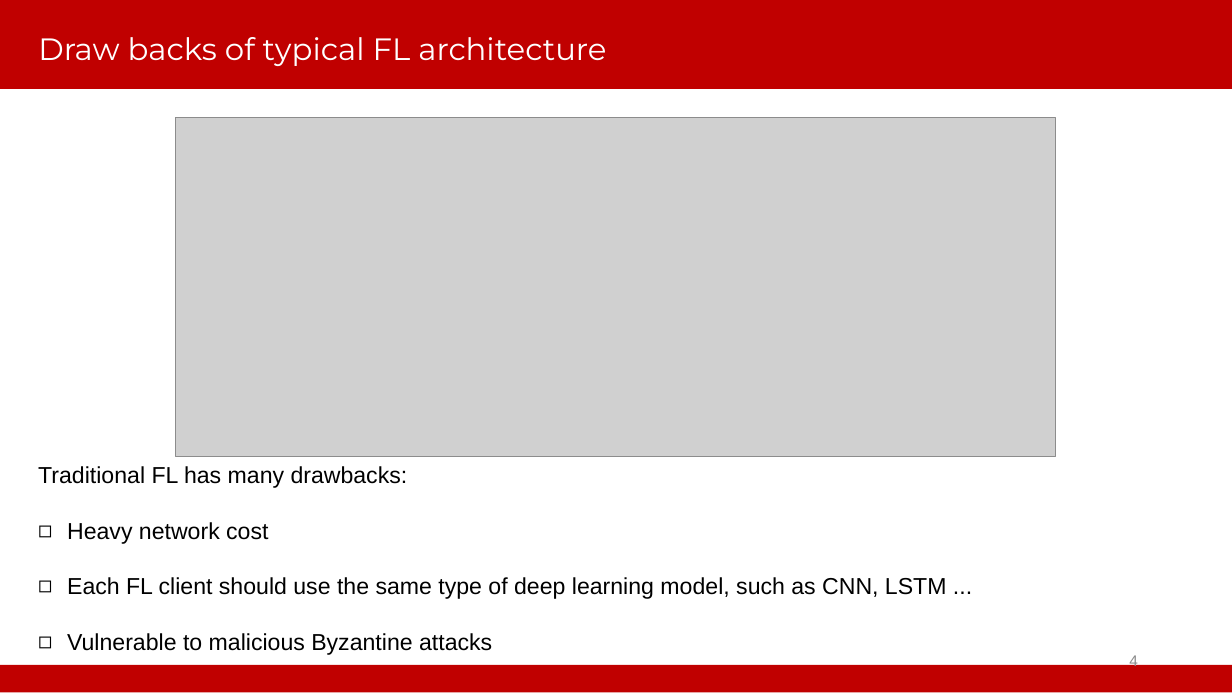
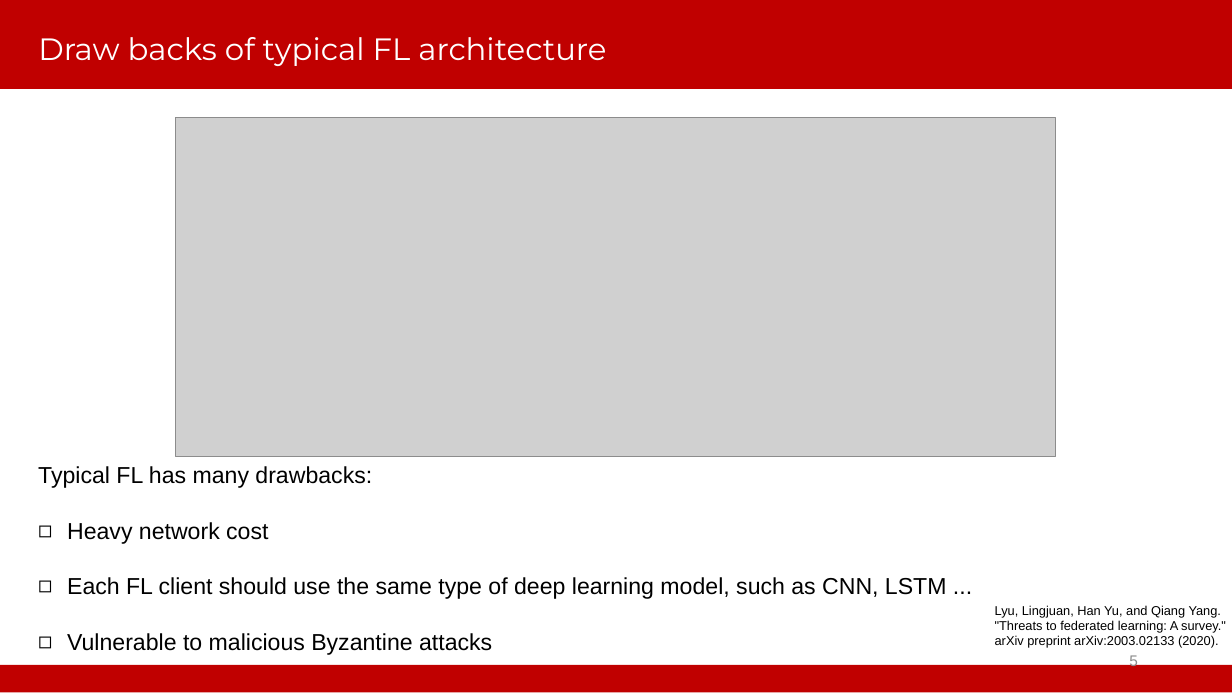
Before and after one commit to WhileBug/FLPhish, a slide deck: slide 5 of PPT/SecFL-Beibei Li.pptx (slide 4 before the commit). Drawn at 1232x693 pixels with LibreOffice and Linux fonts; fonts in the diff are those of the drawing; grey boxes stand for pictures; background and template pictures are left out. Boxes give left, top, right and bottom in pixels: in the first picture for what was removed or moved away, otherwise in the second. Text is boxed around its words. In the diff, an @@ line names an element or a change of style, - is before the commit and + after.

```diff
--- a/PPT/SecFL-Beibei Li.pptx
+++ b/PPT/SecFL-Beibei Li.pptx
@@ text at [38,466,372,488]: text changed @@
-Traditional FL has many drawbacks:
+Typical FL has many drawbacks:
@@ text added at [995,605,1226,648], 10 pt, text #000000 @@
+Lyu, Lingjuan, Han Yu, and Qiang Yang. "Threats to federated learning: A survey." arXiv preprint arXiv:2003.02133 (2020).
@@ page number at [1129,654,1138,670]: text changed @@
-4
+5
```
Also in this commit, not shown: 6 other slides changed, 1 slide added, 2 slides removed, 32 other files.
